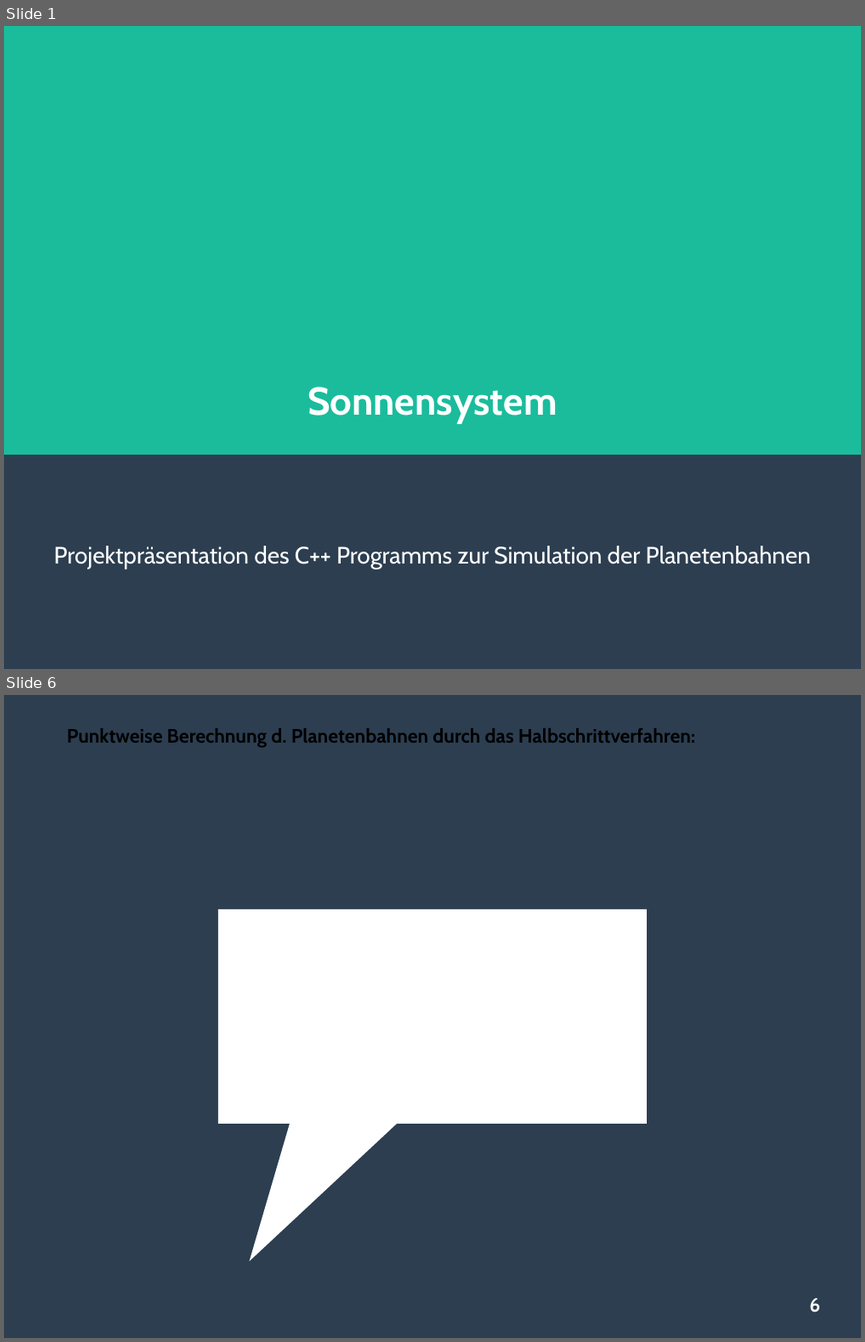
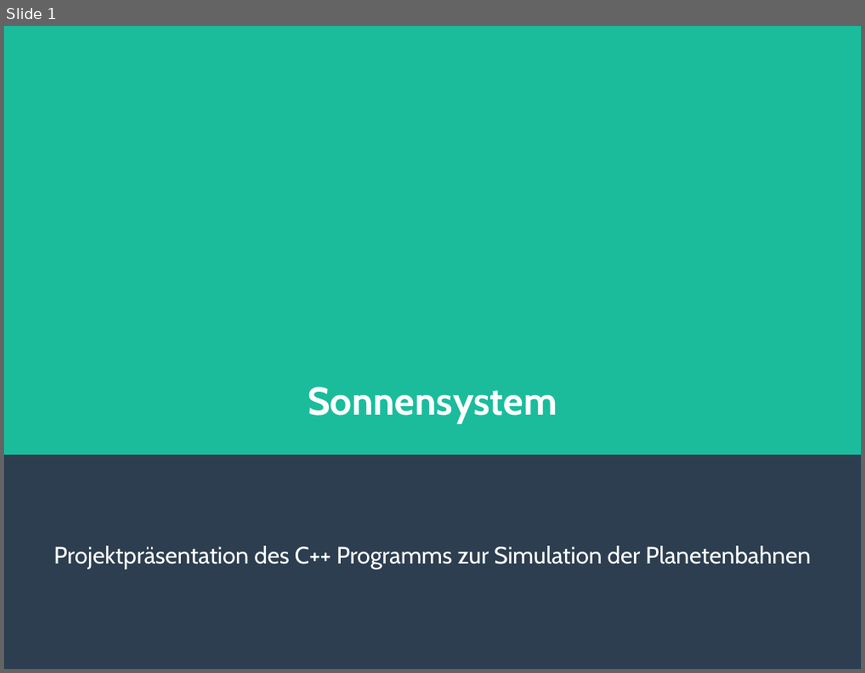
Before and after one commit to x1LL1x/sonnensystem, a slide deck: Präsentation/Projektpräsentation_Sonnensystem.odp. Shown one above the other, each under a label of ours: slides 1 and 6 before the commit, slide 1 after it; the slides between them are not shown. The pictures are 865x1342 and 865x673 pixels, drawn with LibreOffice and Linux fonts; fonts in the diff are those of the drawing. Boxes give left, top, right and bottom in pixels: in the first picture for what was removed or moved away, otherwise in the second. Text is boxed around its words. In the diff, an @@ line names an element or a change of style, - is before the commit and + after.

```diff
--- a/Präsentation/Projektpräsentation_Sonnensystem.odp
+++ b/Präsentation/Projektpräsentation_Sonnensystem.odp
@@ slide 6 removed at (x1=4, y1=695, x2=861, y2=1338), background #2C3E50 @@
@@ text removed at (x1=67, y1=728, x2=695, y2=748) @@
-Punktweise Berechnung d. Planetenbahnen durch das Halbschrittverfahren:
@@ speech box removed at (x1=218, y1=909, x2=647, y2=1124) @@
@@ page number removed at (x1=809, y1=1298, x2=820, y2=1312) @@
-6
```
Also in this commit, not shown: 4 slides changed, 5 slides added, 7 other files.
